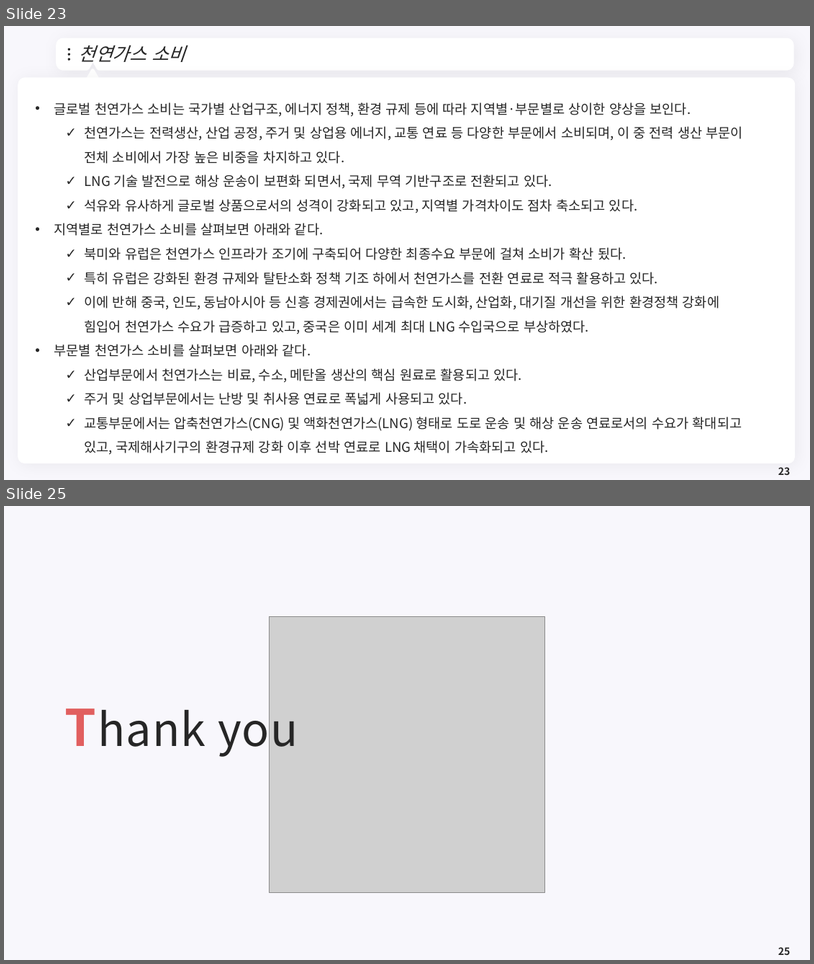
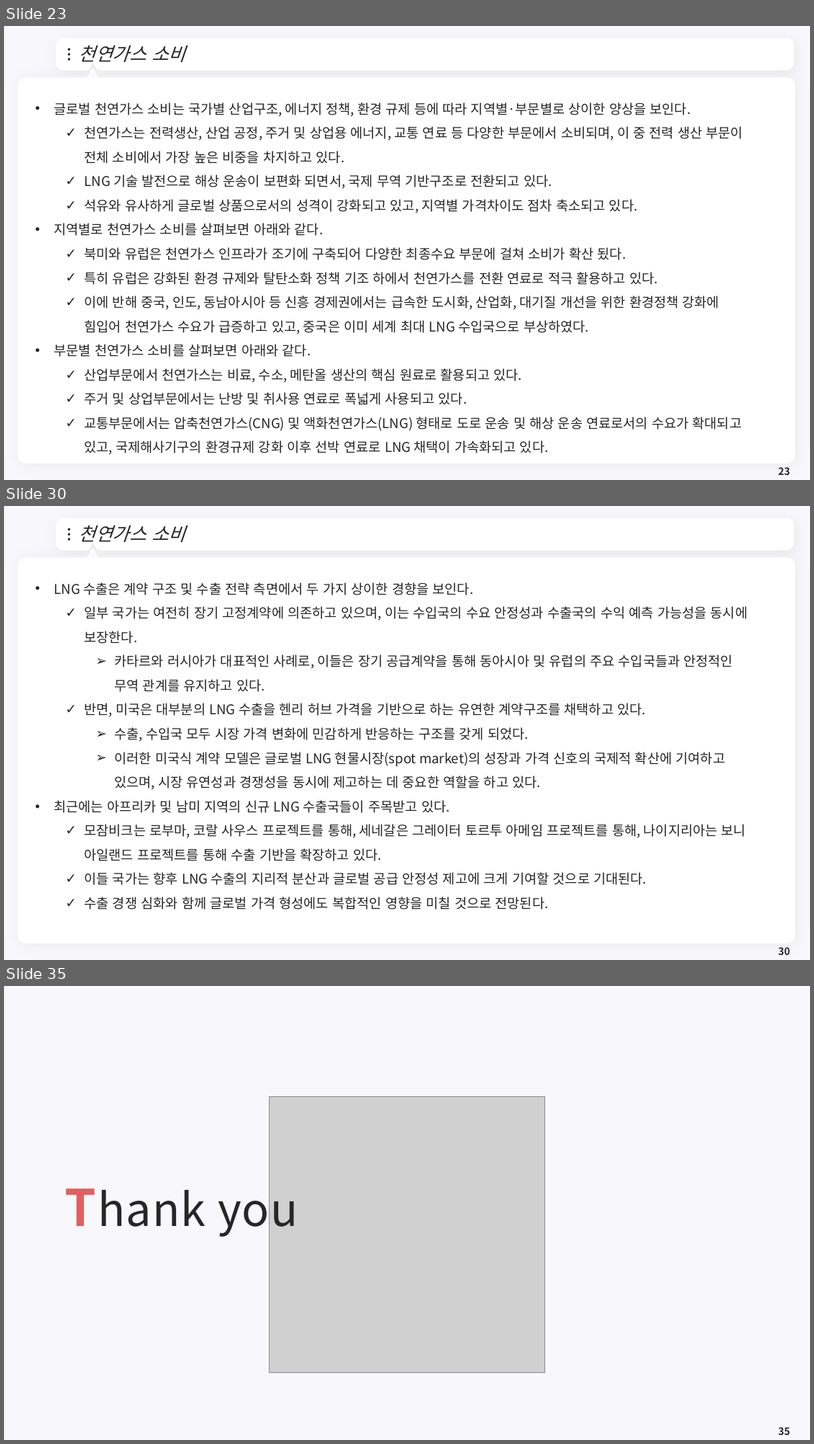
Before and after one commit to meandthey/Teaching, a slide deck: 에너지경제학/자원에너지경제학_Chapter_3 (가스).pptx. Shown one above the other, each under a label of ours: slides 23 and 25 before the commit, slides 23, 30 and 35 after it; the slides between them are not shown. The pictures are 814x964 and 814x1444 pixels, drawn with LibreOffice and Linux fonts; fonts in the diff are those of the drawing; grey boxes stand for pictures; background and template pictures are left out. Boxes give left, top, right and bottom in pixels: in the first picture for what was removed or moved away, otherwise in the second. Text is boxed around its words. In the diff, an @@ line names an element or a change of style, - is before the commit and + after.

```diff
--- a/에너지경제학/자원에너지경제학_Chapter_3 (가스).pptx
+++ b/에너지경제학/자원에너지경제학_Chapter_3 (가스).pptx
@@ slide 30 added at box(4, 506, 810, 960), background #F8F7FC; not listed: 7 template elements that a slide beside it also shows @@
@@ title added at box(79, 525, 185, 542), 22 pt, text #262626, italic @@
+천연가스 소비
@@ text added at box(54, 582, 748, 909), 16 pt, text #262626 @@
+• LNG 수출은 계약 구조 및 수출 전략 측면에서 두 가지 상이한 경향을 보인다.
+  ✓ 일부 국가는 여전히 장기 고정계약에 의존하고 있으며, 이는 수입국의 수요 안정성과 수출국의 수익 예측 가능성을 동시에 보장한다.
+    ➢ 카타르와 러시아가 대표적인 사례로, 이들은 장기 공급계약을 통해 동아시아 및 유럽의 주요 수입국들과 안정적인 무역 관계를 유지하고 있다.
+  ✓ 반면, 미국은 대부분의 LNG 수출을 헨리 허브 가격을 기반으로 하는 유연한 계약구조를 채택하고 있다.
+    ➢ 수출, 수입국 모두 시장 가격 변화에 민감하게 반응하는 구조를 갖게 되었다.
+    ➢ 이러한 미국식 계약 모델은 글로벌 LNG 현물시장(spot market)의 성장과 가격 신호의 국제적 확산에 기여하고 있으며, 시장 유연성과 경쟁성을 동시에 제고하는 데 중요한 역할을 하고 있다.
+• 최근에는 아프리카 및 남미 지역의 신규 LNG 수출국들이 주목받고 있다.
+  ✓ 모잠비크는 로부마, 코랄 사우스 프로젝트를 통해, 세네갈은 그레이터 토르투 아메임 프로젝트를 통해, 나이지리아는 보니 아일랜드 프로젝트를 통해 수출 기반을 확장하고 있다.
+  ✓ 이들 국가는 향후 LNG 수출의 지리적 분산과 글로벌 공급 안정성 제고에 크게 기여할 것으로 기대된다.
+  ✓ 수출 경쟁 심화와 함께 글로벌 가격 형성에도 복합적인 영향을 미칠 것으로 전망된다.
@@ page number added at box(779, 947, 790, 955), 12 pt, text #262626, bold @@
+30
@@ what was slide 25 is now slide 35 @@
@@ page number at box(779, 1427, 790, 1435): text changed @@
-25
+35
```
Also in this commit, not shown: 2 slides changed, 9 other slides added, 4 other files.
